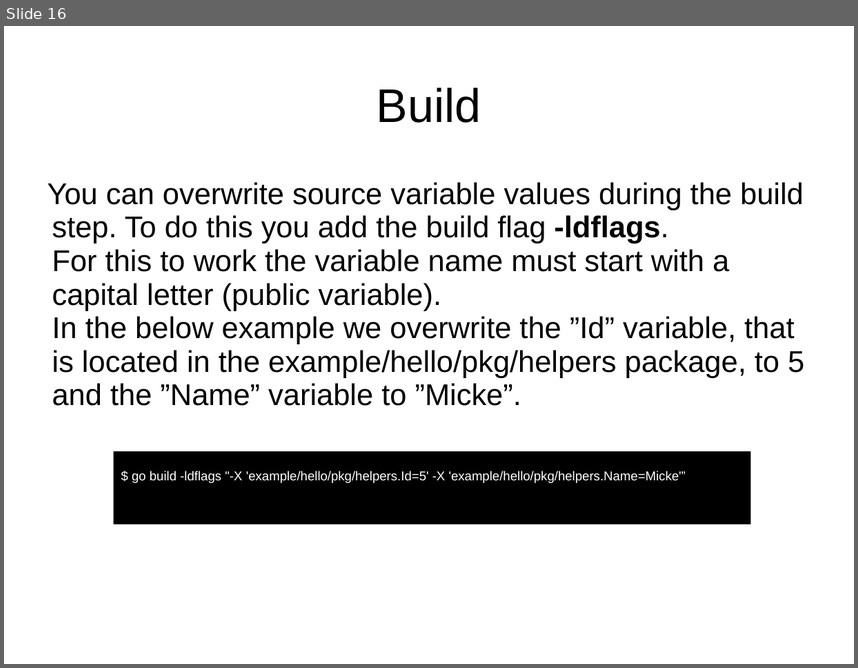
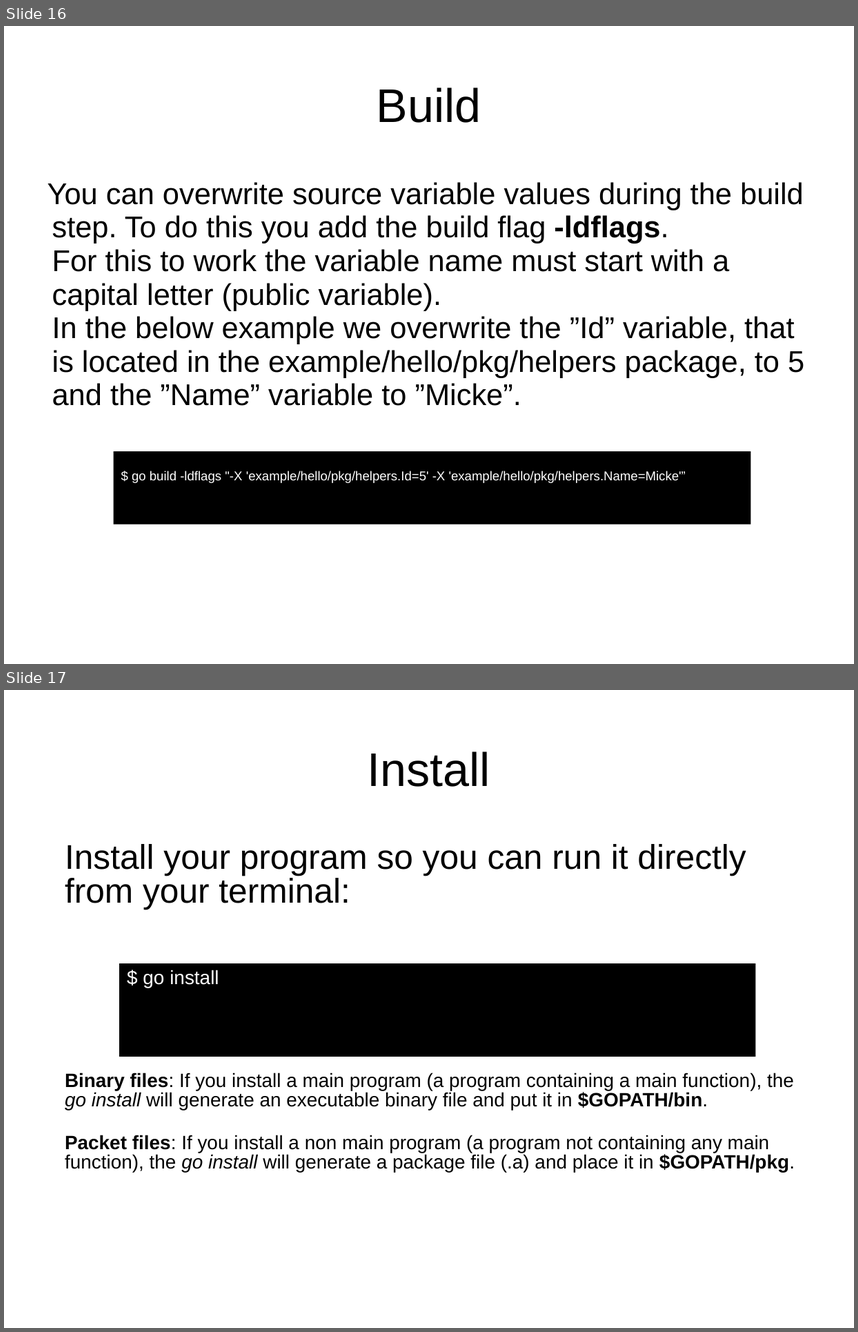
Before and after one commit to smicker/go_course, a slide deck: Golang genomgång.ppt. Shown one above the other, each under a label of ours: slide 16 before the commit, slides 16 and 17 after it. The pictures are 858x668 and 858x1332 pixels, drawn with LibreOffice and Linux fonts; fonts in the diff are those of the drawing; background and template pictures are left out. Boxes give left, top, right and bottom in pixels: in the first picture for what was removed or moved away, otherwise in the second. Text is boxed around its words. In the diff, an @@ line names an element or a change of style, - is before the commit and + after.

```diff
--- a/Golang genomgång.ppt
+++ b/Golang genomgång.ppt
@@ slide 17 added at <box>4,690,854,1328</box>, background picture (left out) @@
@@ title added at <box>367,751,490,787</box>, 44 pt, text #000000 @@
+Install
@@ text added at <box>65,844,795,1172</box>, 18 pt, text #000000 @@
+Install your program so you can run it directly from your terminal:
+Binary files: If you install a main program (a program containing a main function), the go install will generate an executable binary file and put it in $GOPATH/bin.
+Packet files: If you install a non main program (a program not containing any main function), the go install will generate a package file (.a) and place it in $GOPATH/pkg.
@@ rectangle added at <box>120,963,756,1056</box>, fill #000000, 18 pt, text #FFFFFF @@
+$ go install
```
Also in this commit, not shown: 8 slides changed, 1 slide removed, 1 other file.
